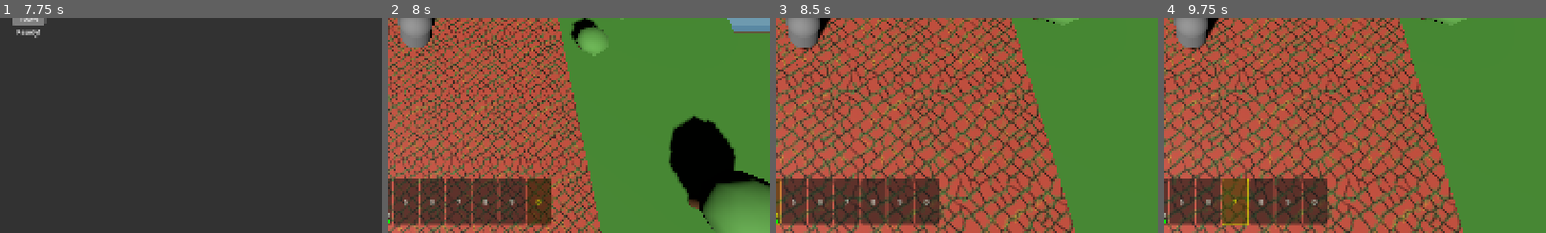
Above: before the commit, frames 1-4 (left to right).
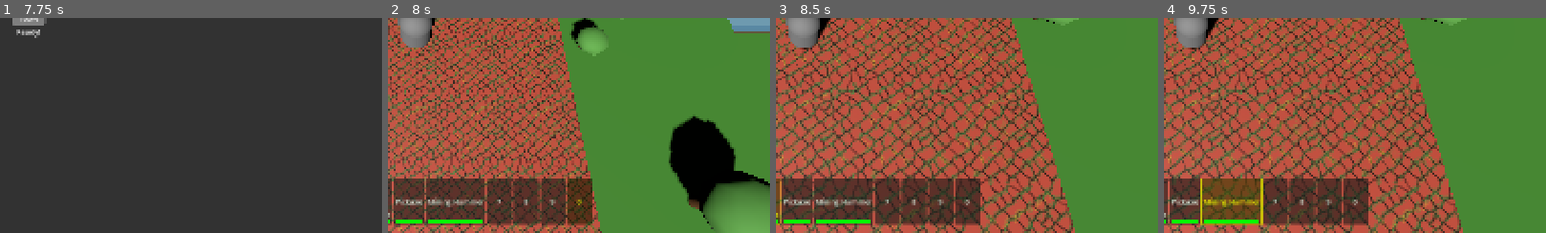
Above: after the commit, the same moments.

Repository: D1g1talfart/IslandGame
Game: Godot game, scene res://Main.tscn
The game is run twice, just before and just after one commit, with the same random seed, the same clock (stepped at 60 frames per second) and the same inputs.
Inputs (mouse positions are % of the whole screen's width and height, from its top left):
- Up to frame 1 (7.75 s): click "New Island" at 0.5 s; tap Enter (ui_accept) at 1.25, 1.52, 2, 2.75, 3.5, 4.25, 4.52, 5, 7.52 s; move the mouse to (72, 45) at 1.27 s; hold D (move_right) 1.28-2 s; tap 1 at 1.35 s; click (72, 45) at 1.42 s; drag from (30, 55) to (45, 70) at 2.02 s; move the mouse to (60, 28) at 2.77 s; hold D (move_right) 2.78-3.5 s; tap 0 at 2.85 s; drag from (45, 70) to (20, 35) at 3.52 s; move the mouse to (80, 65) at 4.27 s; hold A (move_left) 4.28-5 s; tap I at 4.35 s; drag from (20, 35) to (35, 25) at 5.02 s; move the mouse to (55, 50) at 5.77 s; hold S (move_backward) 5.78-6.5 s; tap P at 5.85 s; click (55, 50) at 5.92 s; drag from (35, 25) to (30, 55) at 6.52 s; move the mouse to (72, 45) at 7.27 s; hold W (move_forward) from 7.28 s (still down); tap Y at 7.35 s
- Up to frame 2 (8 s): keep holding W (move_forward)
- Up to frame 3 (8.5 s): release W (move_forward) at 8 s; click "Big Axe" at 8 s
- Up to frame 4 (9.75 s): click (49, 93) at 8.75 s, where only the run after the commit has a clickable "Pickaxe"; click (55, 93) at 9.5 s, where only the run after the commit has a clickable "Mining Hammer"
The pictures show only the part of the screen within x 46-96%, y 50-100%; the shares and areas given below are measured in that part.

Frame 1 is identical in both runs. In frame 2, 4.1% of the frame differs, in the area x 2-54%, y 74-97%; in frame 3, 4.2%; in frame 4, 4.3%.

Commit message:
added pickaxes to item database added pickaxe functionality

Diff:
--- a/ItemDatabase.gd
+++ b/ItemDatabase.gd
@@ -97,6 +97,7 @@
 		"id": 10,
 		"name": "Axe",
 		"type": "tool",
+		"tool_type": "axe",
 		"description": "For chopping wood",
 		"icon_path": "res://Icons/Axe.png",
 		"stack_size": 1,
@@ -106,16 +107,17 @@
 		"tool_power": 2
 	},
 	11: {  # Big Axe
-	"id": 11,
-	"name": "Big Axe",
-	"type": "tool",
-	"description": "Heavy axe for cutting large trees",
-	"icon_path": "res://Icons/Axe.png",  # You'll need this icon
-	"stack_size": 1,
-	"sell_price": 200,
-	"rarity": "uncommon",
-	"durability": 150,  # More durable than regular axe
-	"tool_power": 3
+		"id": 11,
+		"name": "Big Axe",
+		"type": "tool",
+		"tool_type": "axe",
+		"description": "Heavy axe for cutting large trees",
+		"icon_path": "res://Icons/Axe.png",  # You'll need this icon
+		"stack_size": 1,
+		"sell_price": 200,
+		"rarity": "uncommon",
+		"durability": 150,  # More durable than regular axe
+		"tool_power": 3
 	},
 	12: {  # Wood
 		"id": 12,
@@ -127,6 +129,33 @@
 		"sell_price": 5,
 		"rarity": "common"
 	},
+	13: {  # Pickaxe
+	"id": 13,
+	"name": "Pickaxe",
+	"type": "tool",
+	"tool_type": "pickaxe",
+	"description": "For mining stone and ore",
+	"icon_path": "res://Icons/Pickaxe.png",
+	"stack_size": 1,
+	"sell_price": 100,
+	"rarity": "common",
+	"durability": 80,
+	"tool_power": 2
+},
+
+14: {  # Mining Hammer
+	"id": 14,
+	"name": "Mining Hammer",
+	"type": "tool",
+	"tool_type": "pickaxe",
+	"description": "Heavy tool for mining crystals and hard stone",
+	"icon_path": "res://Icons/MiningHammer.png",
+	"stack_size": 1,
+	"sell_price": 250,
+	"rarity": "rare",
+	"durability": 120,
+	"tool_power": 3
+},
 }
 
 # Rest of your ItemDatabase code stays the same...
--- a/inventory_manager.gd
+++ b/inventory_manager.gd
@@ -77,6 +77,9 @@
 	func is_tool() -> bool:
 		return get_type() == "tool"
 
+	func get_tool_type() -> String:
+		return _cached_data.get("tool_type", "")
+
 	# Add this method to your InventoryItem class in inventory_manager.gd
 
 	func duplicate_with_count(new_count: int) -> InventoryItem:
@@ -98,6 +101,8 @@
 	add_item_by_id(2, 5)   # 5 Stone
 	add_item_by_id(10, 1)  # 1 Axe
 	add_item_by_id(11,1)
+	add_item_by_id(13, 1)  # 1 Pickaxe (power 2) - NEW!
+	add_item_by_id(14, 1)
 
 	select_hotbar_slot(0)
 
@@ -232,7 +237,8 @@
 
 	# If specific tool type requested, check it
 	if tool_type != "":
-		return equipped.get_name().to_lower().contains(tool_type.to_lower())
+		var equipped_tool_type = equipped.get_tool_type()
+		return equipped_tool_type == tool_type.to_lower()
 
 	return true
 
--- a/terrain_manager.gd
+++ b/terrain_manager.gd
@@ -432,7 +432,7 @@
 		{"item_id": 1, "min": 3, "max": 5, "chance": 1.0}  # Wood
 	],
 	"ancient_tree": [
-		{"item_id": 12, "min": 4, "max": 8, "chance": 1.0},  # Wood
+		{"item_id": 12, "min": 4, "max": 8, "chance": 1.0},  # Hard Wood
 		{"item_id": 6, "min": 1, "max": 1, "chance": 0.1}   # Rare Seed (add to database)
 	],
 	"stone_small": [
@@ -486,15 +486,18 @@
 
 # Define which resources require tools
 # UPDATED: Tool requirements now include power levels
+# UPDATED: Tool requirements now include both axes and pickaxes
 var tool_requirements: Dictionary = {
+	# Tree resources (require axes)
 	"small_tree": {"tool_type": "axe", "power_required": 1},
 	"oak_tree": {"tool_type": "axe", "power_required": 2},
 	"pine_tree": {"tool_type": "axe", "power_required": 2},
 	"ancient_tree": {"tool_type": "axe", "power_required": 3},
-	"driftwood": {"tool_type": "axe", "power_required": 1}
-	# Future: Stone resources might need pickaxe
-	# "stone_small": {"tool_type": "pickaxe", "power_required": 1},
-	# "stone_medium": {"tool_type": "pickaxe", "power_required": 2}
+
+	# Stone/Mining resources (require pickaxes)
+	"stone_small": {"tool_type": "pickaxe", "power_required": 1},
+	"stone_medium": {"tool_type": "pickaxe", "power_required": 2},
+	"crystal_node": {"tool_type": "pickaxe", "power_required": 3}
 }
 
 func collect_resource(resource_data: Dictionary) -> Array:
@@ -542,15 +545,32 @@
 
 			if player and player.has_method("show_tool_message"):
 				var message = ""
-				match required_power:
-					1:
-						message = "Need basic axe!"
-					2:
-						message = "Need stronger axe!"
-					3:
-						message = "Need Big Axe for ancient trees!"
-					_:
-						message = "Tool not strong enough!"
+
+				# Different messages based on tool type and power needed
+				if required_tool_type == "axe":
+					match required_power:
+						1:
+							message = "Need basic axe!"
+						2:
+							message = "Need stronger axe!"
+						3:
+							message = "Need Big Axe for ancient trees!"
+						_:
+							message = "Axe not strong enough!"
+
+				elif required_tool_type == "pickaxe":
+					match required_power:
+						1:
+							message = "Need basic pickaxe!"
+						2:
+							message = "Need stronger pickaxe!"
+						3:
+							message = "Need Mining Hammer for crystals!"
+						_:
+							message = "Pickaxe not strong enough!"
+
+				else:
+					message = "Tool not strong enough!"
 
 				player.show_tool_message(message, Color.RED)
 
@@ -574,7 +594,6 @@
 					drop_text += "+" + str(drop.amount) + " " + item_name + " "
 
 
-
 	# Tool check passed (or no tool required) - collect the resource
 	drops = get_resource_drops(resource_data.type)
 
